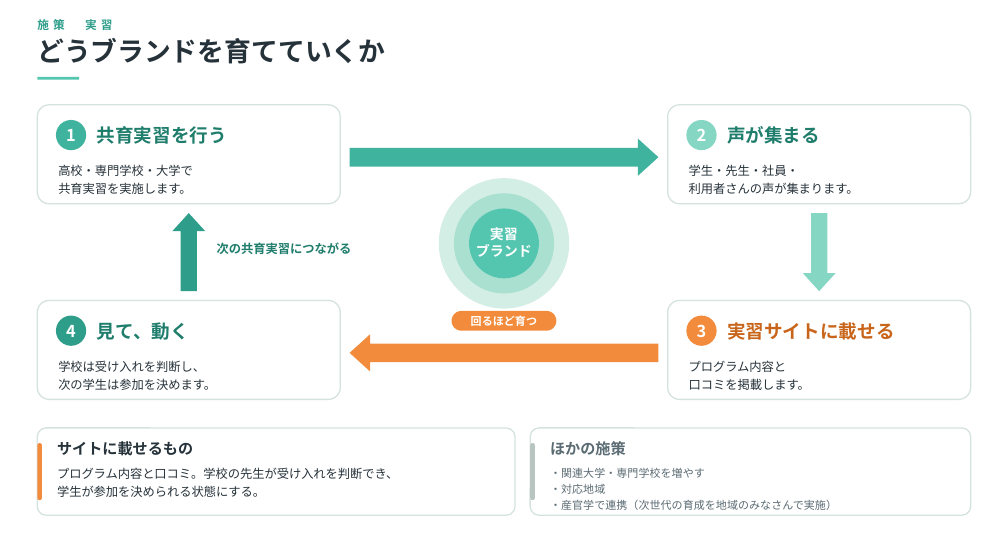
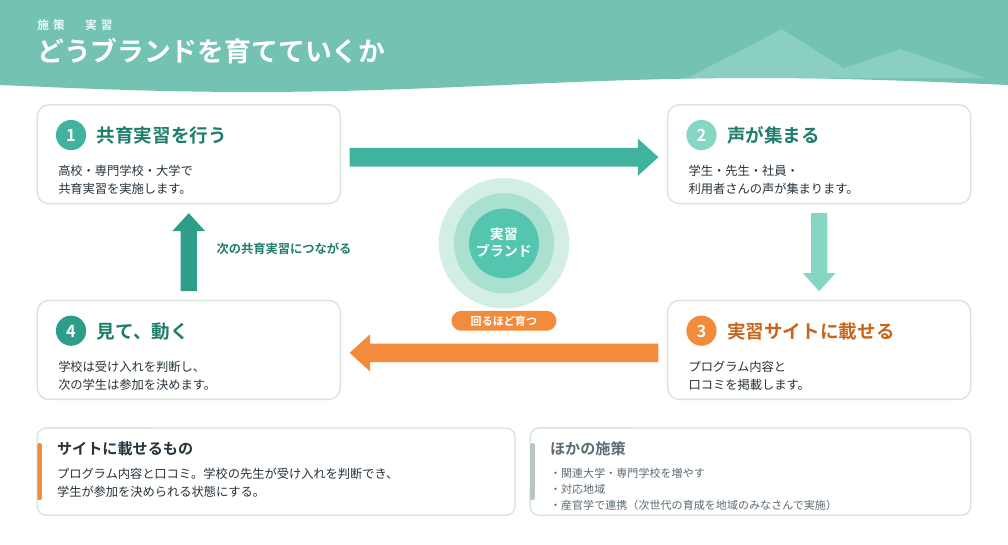
Before and after one commit to tatatatachan/claude, a slide deck: slide 2 of kyoiku-jisshu/共育実習_図解.pptx. Drawn at 1008x545 pixels with LibreOffice and Linux fonts; fonts in the diff are those of the drawing. Boxes give left, top, right and bottom in pixels: in the first picture for what was removed or moved away, otherwise in the second. Text is boxed around its words. In the diff, an @@ line names an element or a change of style, - is before the commit and + after.

```diff
--- a/kyoiku-jisshu/共育実習_図解.pptx
+++ b/kyoiku-jisshu/共育実習_図解.pptx
@@ freeform shape added at [0,0,1008,92], fill #74C2B2 @@
@@ text "施策 実習" at [37,19,113,30]: text colour #2E9E8A to #EAF8F4 @@
@@ freeform shape added at [687,29,859,79], fill #8ACFC0 @@
@@ text "どうブランドを育てていくか" at [37,38,385,64]: text colour #26323A to #FFFFFF @@
@@ freeform shape added at [816,49,985,79], fill #8ACFC0 @@
@@ rectangle removed at [37,77,79,80] @@
```
Also in this commit, not shown: 6 other slides changed, 2 other files.
